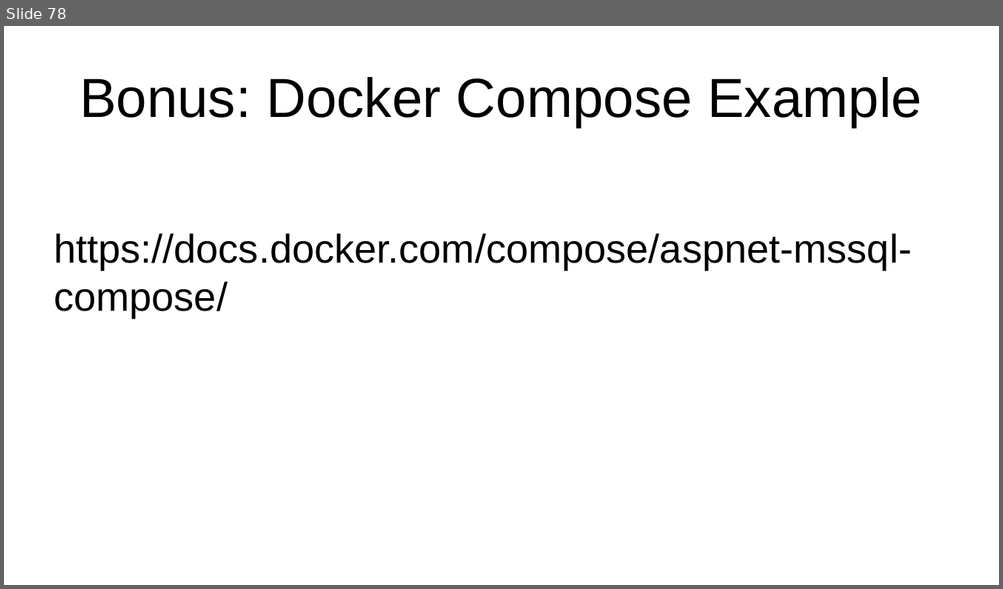
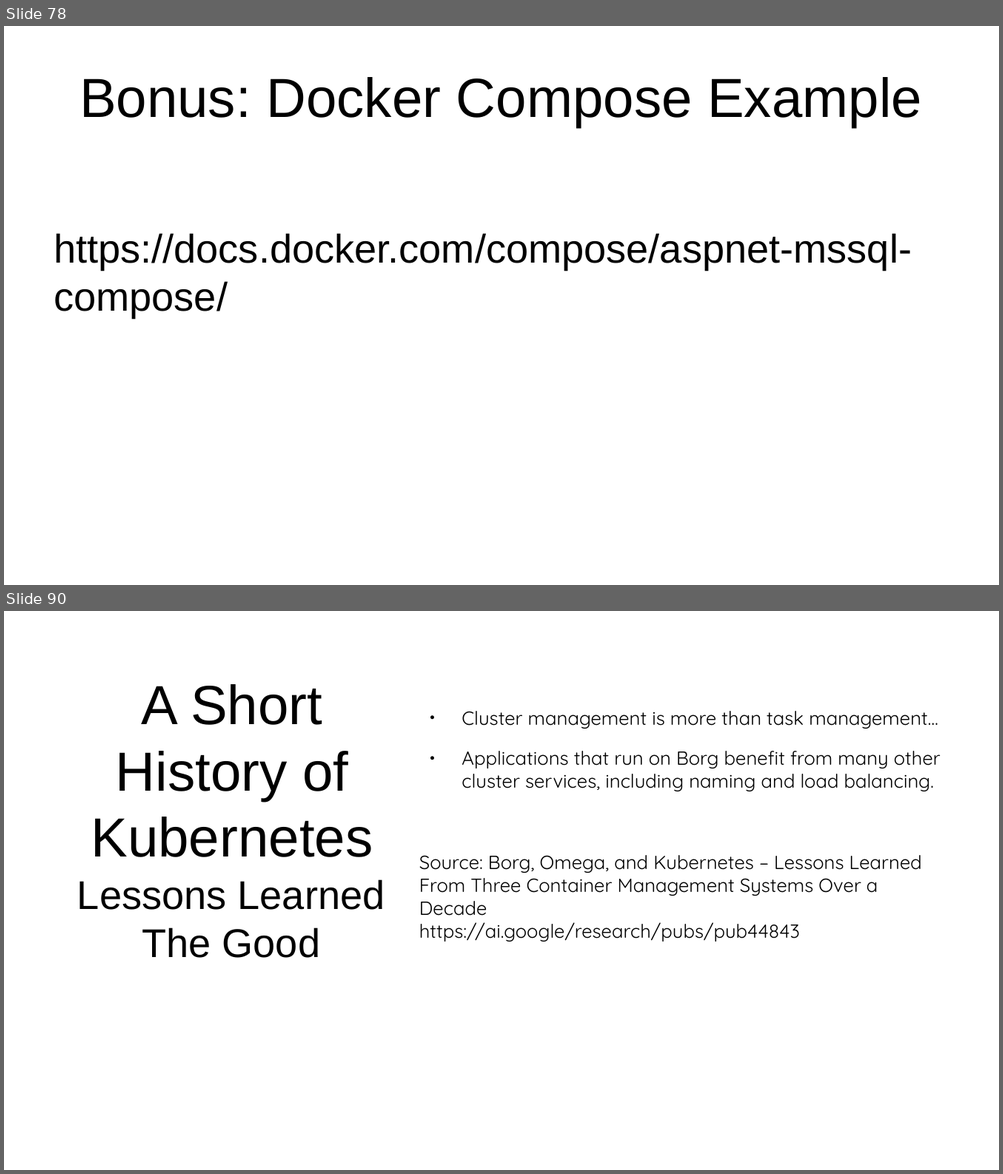
Before and after one commit to JasonvanBrackel/ContainYourEnthusiasm, a slide deck: Contain Your Enthusiasm 2018.2.odp. Shown one above the other, each under a label of ours: slide 78 before the commit, slides 78 and 90 after it; the slides between them are not shown. The pictures are 1003x589 and 1003x1174 pixels, drawn with LibreOffice and Linux fonts; fonts in the diff are those of the drawing; background and template pictures are left out. Boxes give left, top, right and bottom in pixels: in the first picture for what was removed or moved away, otherwise in the second. Text is boxed around its words. In the diff, an @@ line names an element or a change of style, - is before the commit and + after.

```diff
--- a/Contain Your Enthusiasm 2018.2.odp
+++ b/Contain Your Enthusiasm 2018.2.odp
@@ slide 90 added at (4,611,999,1170), background #FFFFFF @@
@@ title added at (91,684,373,857), 44 pt, text #000000 @@
+A Short History of Kubernetes
@@ text added at (419,711,940,942), 15.2 pt, text #000000 @@
+● Cluster management is more than task management...
+● Applications that run on Borg benefit from many other cluster services, including naming and load balancing.
+Source: Borg, Omega, and Kubernetes – Lessons Learned From Three Container Management Systems Over a Decade
+https://ai.google/research/pubs/pub44843
@@ text added at (77,880,385,958), 32 pt, text #000000 @@
+Lessons Learned
+The Good
```
Also in this commit, not shown: 40 other slides added, 1 slide removed.
